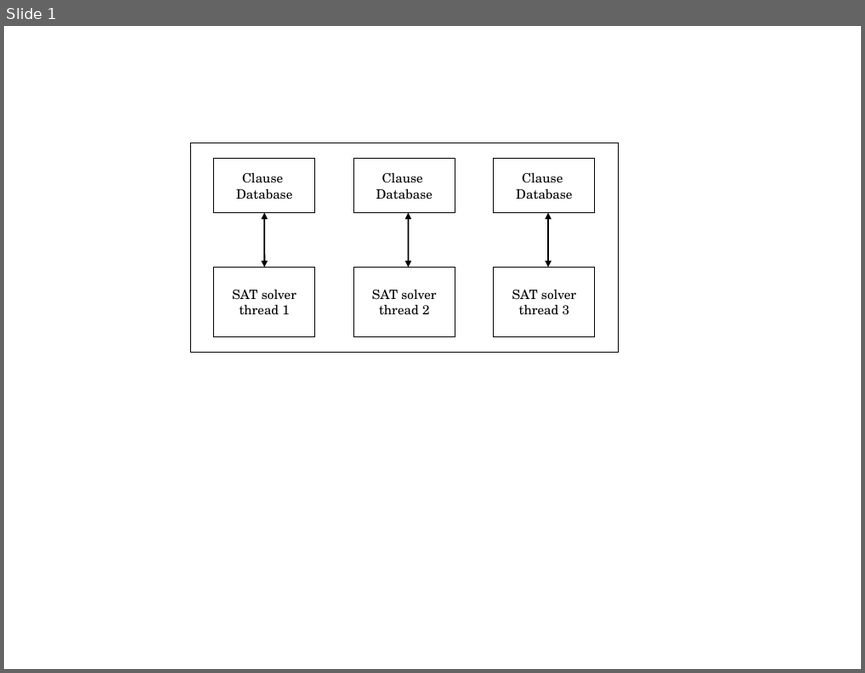
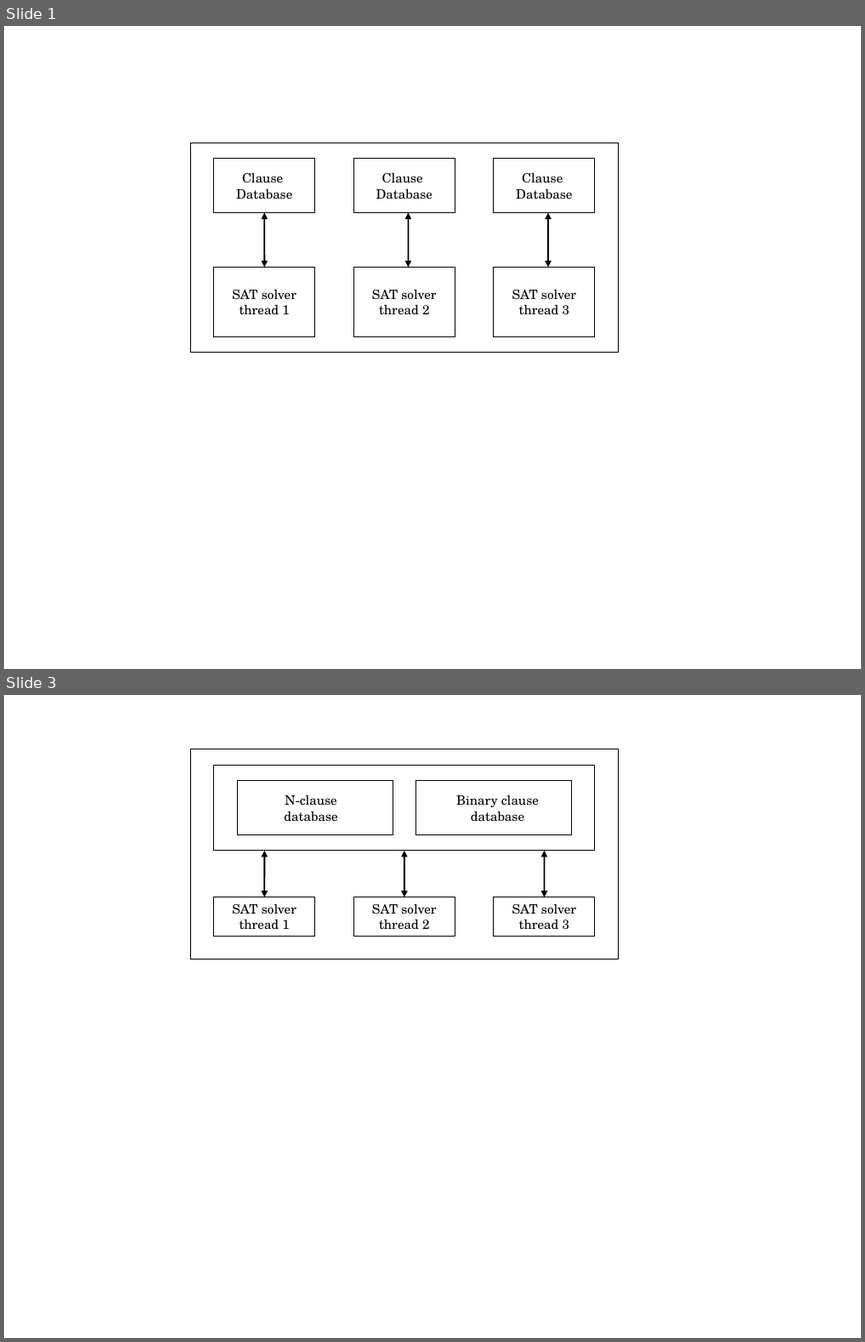
Before and after one commit to jolate/mt, a slide deck: diiccstyle/azuflavours.odp. Shown one above the other, each under a label of ours: slide 1 before the commit, slides 1 and 3 after it; the slides between them are not shown. The pictures are 865x673 and 865x1342 pixels, drawn with LibreOffice and Linux fonts; fonts in the diff are those of the drawing. Boxes give left, top, right and bottom in pixels: in the first picture for what was removed or moved away, otherwise in the second. Text is boxed around its words. In the diff, an @@ line names an element or a change of style, - is before the commit and + after.

```diff
--- a/diiccstyle/azuflavours.odp
+++ b/diiccstyle/azuflavours.odp
@@ slide 3 added at <box>4,695,861,1338</box>, background #FFFFFF @@
@@ rectangle added at <box>191,749,619,959</box>, outline #000000 0 pt @@
@@ rectangle added at <box>214,765,595,851</box>, outline #000000 0 pt @@
@@ rectangle added at <box>237,781,392,835</box>, outline #000000 0 pt @@
@@ text added at <box>284,794,337,821</box>, 12 pt, text #000000 @@
+N-clause database
@@ rectangle added at <box>416,781,572,835</box>, outline #000000 0 pt @@
@@ text added at <box>456,794,539,822</box>, 12 pt, text #000000 @@
+Binary clause database
@@ double arrow added from (264, 851) to (264, 897), #000000 1.45 pt @@
@@ double arrow added from (404, 851) to (404, 897), #000000 1.45 pt @@
@@ double arrow added from (545, 851) to (545, 897), #000000 1.45 pt @@
@@ rectangle added at <box>214,897,315,936</box>, outline #000000 0 pt @@
@@ rectangle added at <box>354,897,455,936</box>, outline #000000 0 pt @@
@@ rectangle added at <box>494,897,595,936</box>, outline #000000 0 pt @@
@@ text added at <box>232,903,296,930</box>, 12 pt, text #000000 @@
+SAT solver
+thread 1
@@ text added at <box>372,903,436,930</box>, 12 pt, text #000000 @@
+SAT solver
+thread 2
@@ text added at <box>512,903,576,930</box>, 12 pt, text #000000 @@
+SAT solver
+thread 3
```
Also in this commit, not shown: 1 slide changed, 2 other files.
